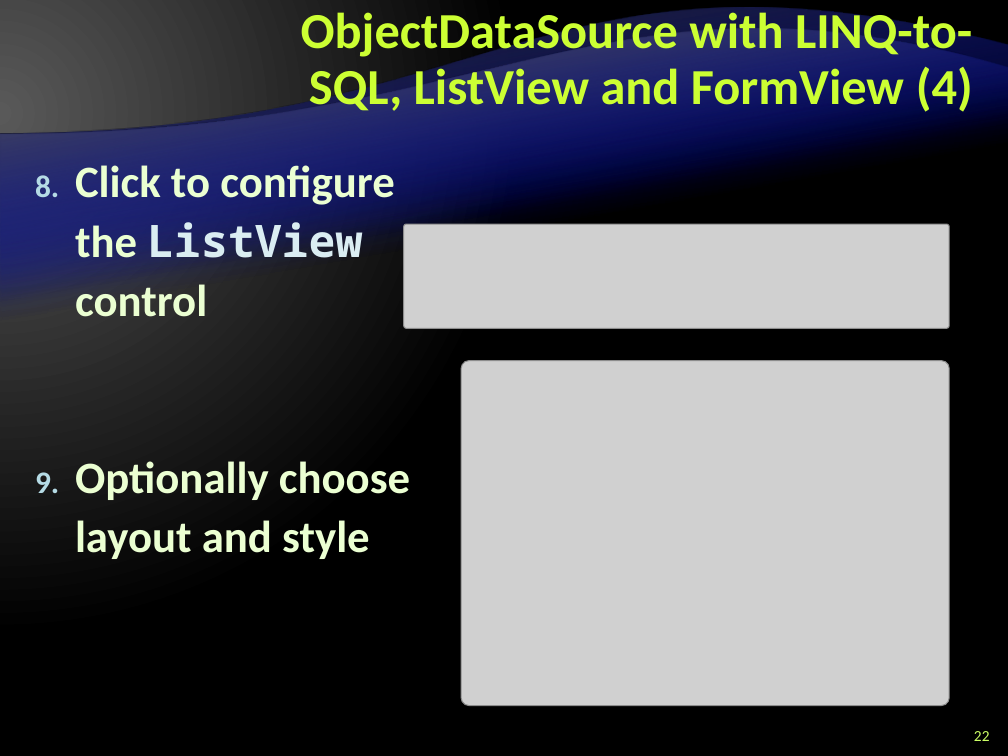
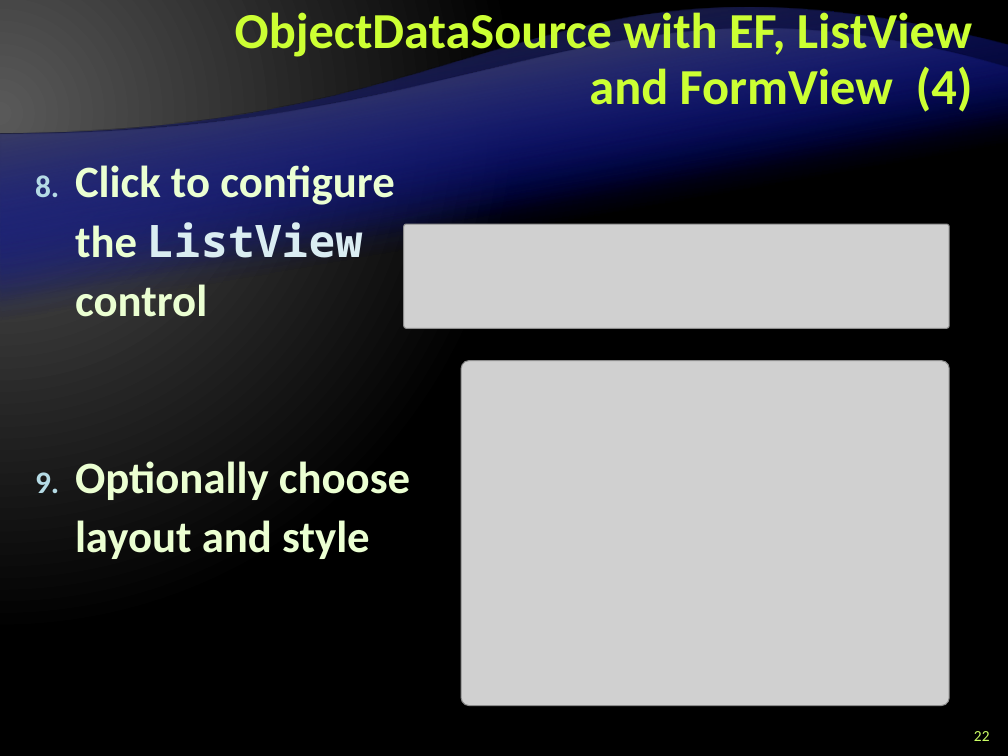
Before and after one commit to Graveheart/aspnetcourse, a slide deck: slide 22 of 2010/lectures/10. ASP.NET-and-Databases.pptx. Drawn at 1008x756 pixels with LibreOffice and Linux fonts; fonts in the diff are those of the drawing; grey boxes stand for pictures; background and template pictures are left out. Boxes give left, top, right and bottom in pixels: in the first picture for what was removed or moved away, otherwise in the second. Text is boxed around its words. In the diff, an @@ line names an element or a change of style, - is before the commit and + after.

```diff
--- a/2010/lectures/10. ASP.NET-and-Databases.pptx
+++ b/2010/lectures/10. ASP.NET-and-Databases.pptx
@@ title at bbox=[235, 7, 973, 112]: text changed @@
-ObjectDataSource with LINQ-to-SQL, ListView and FormView (4)
+ObjectDataSource with EF, ListView and FormView (4)
```
Also in this commit, not shown: 13 other slides changed, 1 other file.
